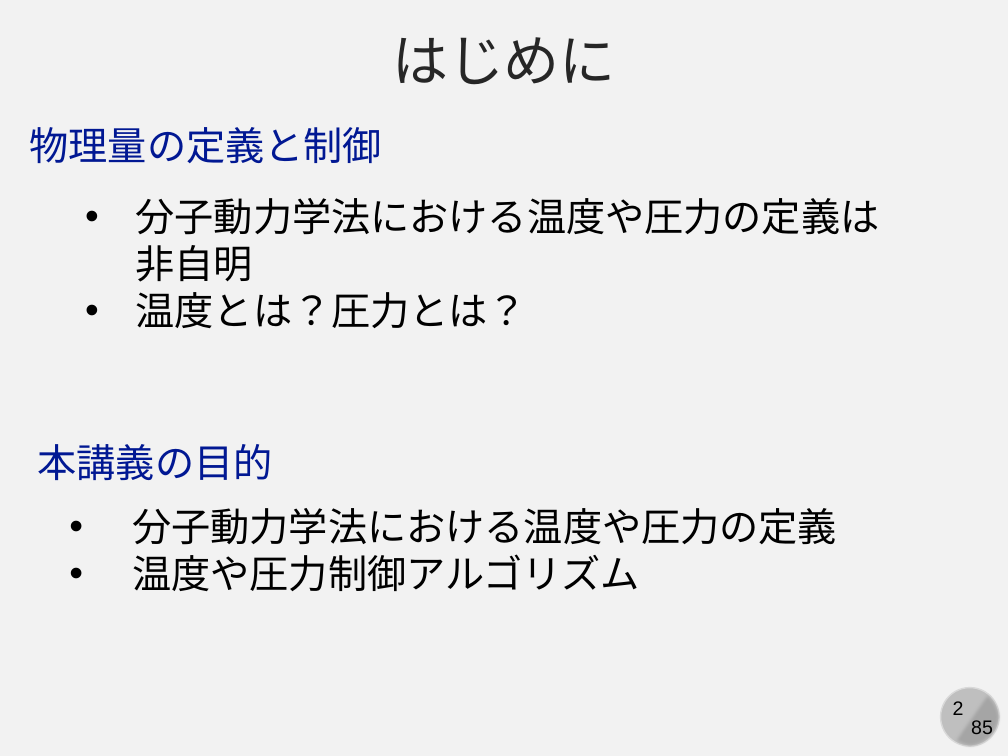
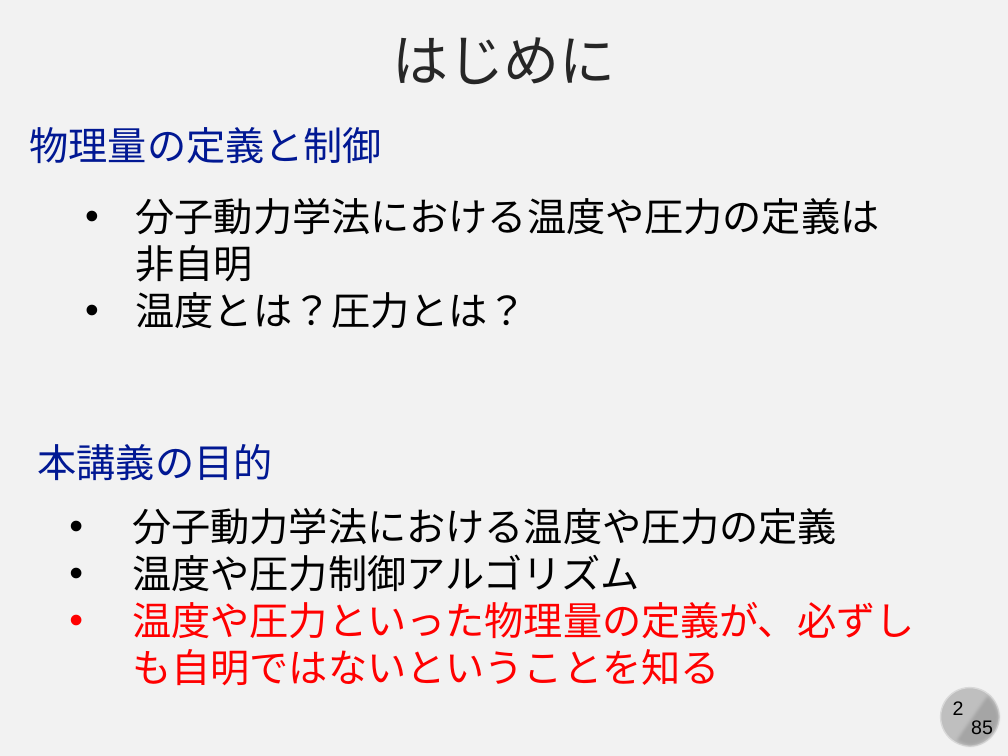
Before and after one commit to kaityo256/simulation_engineering, a slide deck: slide 2 of 06_md_observable/simulation06.pptx. Drawn at 1008x756 pixels with LibreOffice and Linux fonts; fonts in the diff are those of the drawing. Boxes give left, top, right and bottom in pixels: in the first picture for what was removed or moved away, otherwise in the second. Text is boxed around its words. In the diff, an @@ line names an element or a change of style, - is before the commit and + after.

Commit message:
38 slides

```diff
--- a/06_md_observable/simulation06.pptx
+++ b/06_md_observable/simulation06.pptx
@@ text at <box>132,602,914,686</box>: paragraph added @@
+• 温度や圧力といった物理量の定義が、必ずしも自明ではないということを知る
```
Also in this commit, not shown: 1 other slide changed, 11 slides added.
